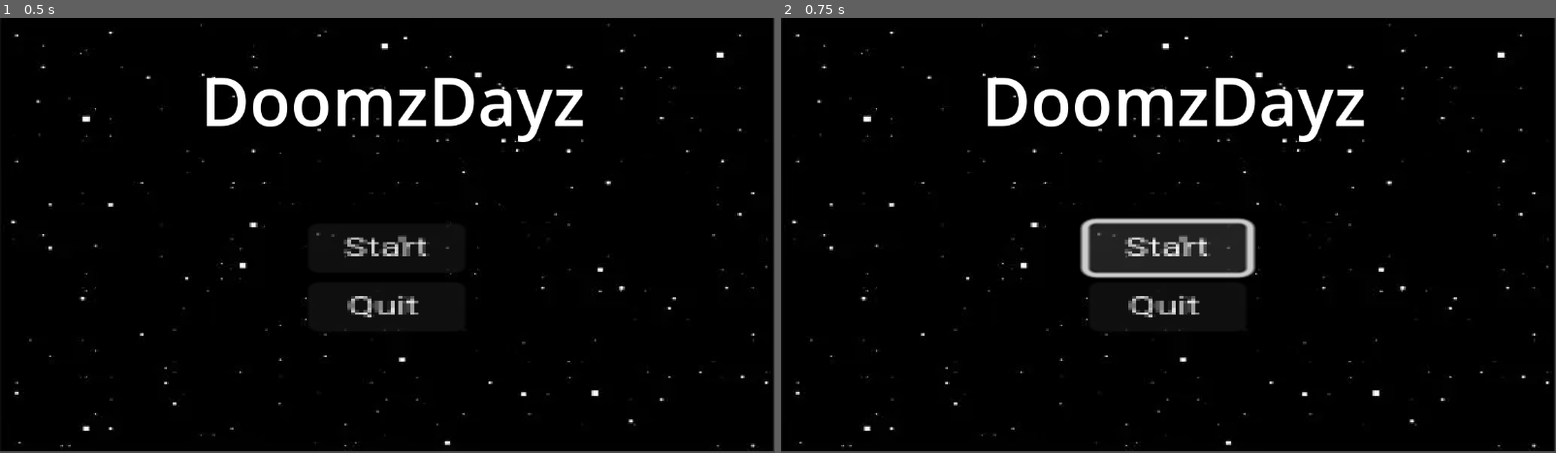
Above: before the commit, frames 1-2 (left to right).
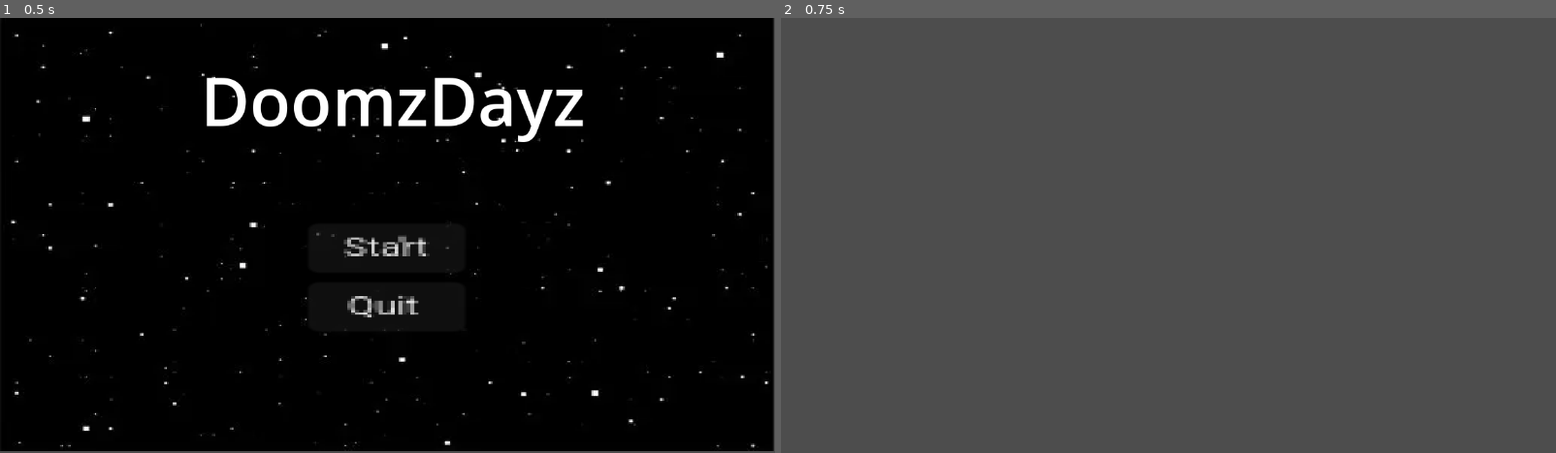
Above: after the commit, the same moments.

Repository: NucleoFusion/Doomzdayz
Game: Godot game, scene res://MenuScene/main_menu.tscn
Two runs of this game, one before a commit and one after it. Both use one fixed random seed, a clock stepped at 60 frames per second and the inputs below. Before the commit the project has no main scene; this scene is started directly in both runs.
Inputs:
- Up to frame 1 (0.5 s): no input
- Up to frame 2 (0.75 s): click "Start" at 0.5 s

Frame 1 is identical in both runs. In frame 2, 99% of the frame differs, in the area x 0-100%, y 0-100%.

Commit message:
adding buttons

Diff:
--- /dev/null
+++ b/MenuScene/main_menu.gd
@@ -0,0 +1,16 @@
+extends Control
+
+
+
+func _ready():
+	var _start = get_node("ButtonCont/Start")
+	var _quit = get_node("ButtonCont/Quit")
+
+	_start.connect("pressed",onStartPressed)
+	_quit.connect("pressed",onQuitPressed)
+
+func onStartPressed():
+	get_tree().change_scene_to_file("res://GameScene/game_scene.tscn")
+
+func onQuitPressed():
+	get_tree().quit()
--- a/MenuScene/main_menu.tscn
+++ b/MenuScene/main_menu.tscn
@@ -1,18 +1,22 @@
-[gd_scene load_steps=3 format=3 uid="uid://bn8ewy7mohhq3"]
+[gd_scene load_steps=4 format=3 uid="uid://bn8ewy7mohhq3"]
 
+[ext_resource type="Script" uid="uid://d21ympy1wirbf" path="res://MenuScene/main_menu.gd" id="1_iwjis"]
 [ext_resource type="Texture2D" uid="uid://bud2by61p65cf" path="res://MenuScene/assets/360_F_269284892_uHwDKiFqJ98GbFRCnR6iWBRdqg4mA0Tu.webp" id="1_vu15n"]
 [ext_resource type="FontFile" uid="uid://sbpac0644867" path="res://font/Roboto/Roboto-VariableFont_wdth,wght.ttf" id="2_rx3jl"]
 
 [node name="MainMenu" type="Control"]
 layout_mode = 3
 anchors_preset = 0
+script = ExtResource("1_iwjis")
 
 [node name="TextureRect" type="TextureRect" parent="."]
+layout_mode = 0
 offset_right = 1150.0
 offset_bottom = 645.0
 texture = ExtResource("1_vu15n")
 
 [node name="Label" type="Label" parent="."]
+layout_mode = 0
 offset_left = 298.0
 offset_top = 54.0
 offset_right = 870.0
@@ -21,6 +25,7 @@
 text = "DoomzDayz"
 
 [node name="ButtonCont" type="VBoxContainer" parent="."]
+layout_mode = 0
 offset_left = 458.0
 offset_top = 306.0
 offset_right = 498.0
--- a/project.godot
+++ b/project.godot
@@ -11,7 +11,8 @@
 [application]
 
 config/name="Doomzdayz"
-config/features=PackedStringArray("4.3", "Mobile")
+run/main_scene="uid://bn8ewy7mohhq3"
+config/features=PackedStringArray("4.4", "Mobile")
 config/icon="res://icon.svg"
 
 [dotnet]
Not shown, added: MenuScene/main_menu.gd.uid
Not shown, changed: font/Roboto/Roboto-VariableFont_wdth,wght.ttf.import
